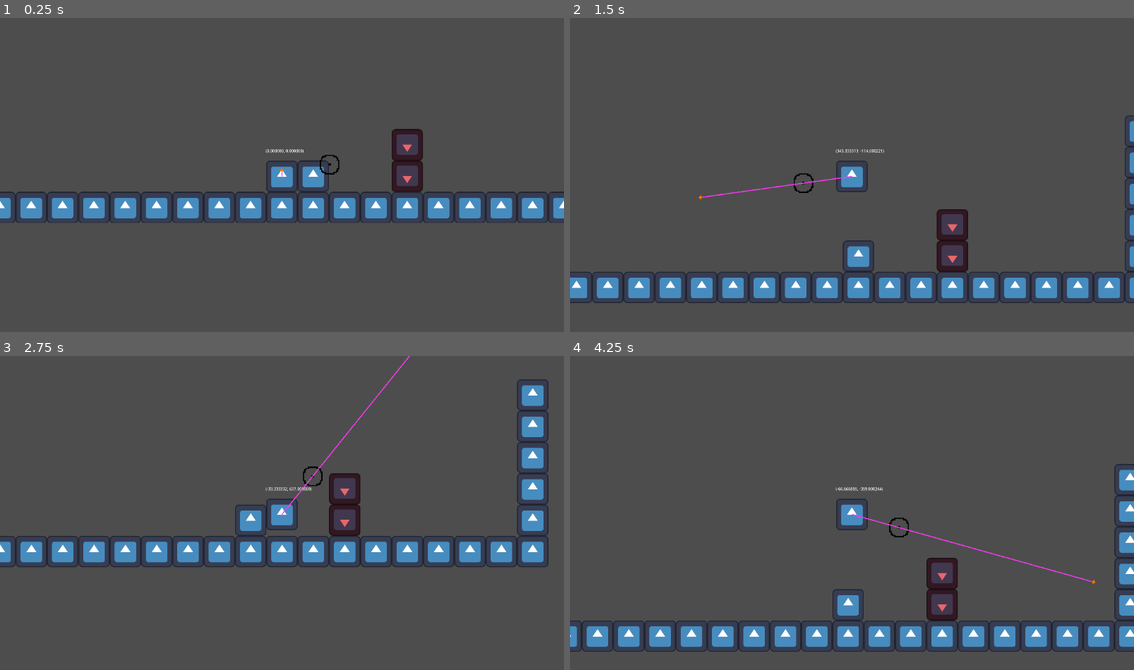
Above: before the commit, frames 1-4 (two rows, left to right).
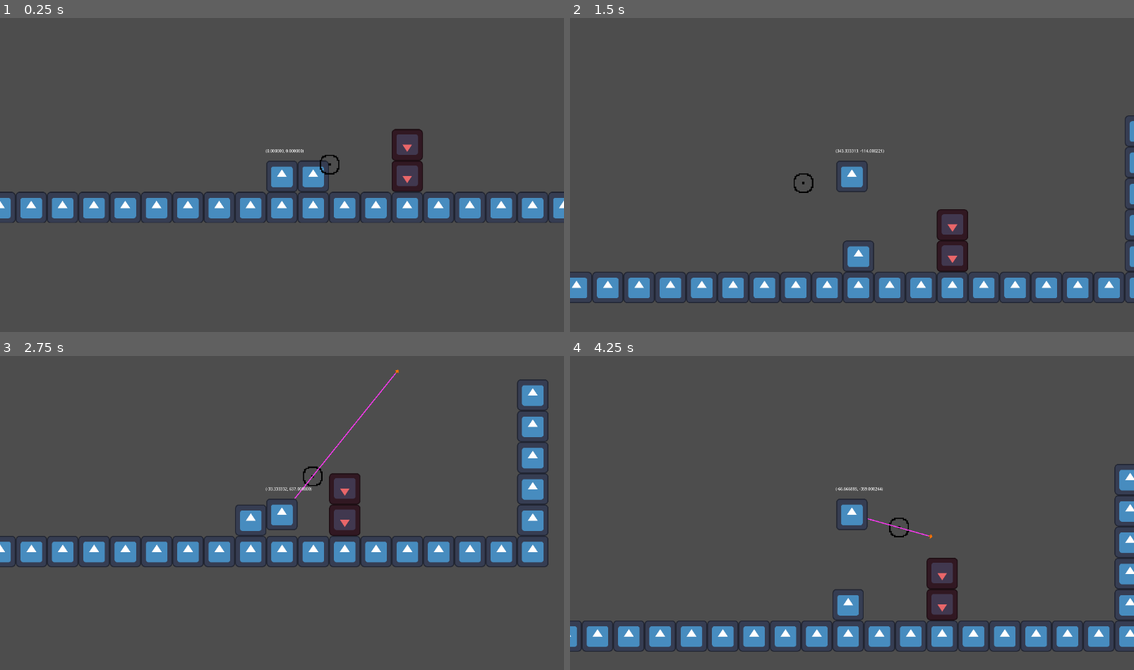
Above: after the commit, the same moments.

Repository: CWmain/ParryPlatformer
Game: Godot game, scene res://levels/test_level.tscn
The game is run twice, just before and just after one commit, with the same random seed, the same clock (stepped at 60 frames per second) and the same inputs. The engine's default icon, where the game draws it, is replaced by a stand-in: a white triangle on a blue panel in a dark square.
Inputs (mouse positions are in pixels of both pictures, inside the frame that each line leads up to):
- Up to frame 1 (0.25 s): no input
- Up to frame 2 (1.5 s): tap Enter at 0.5 s; move the mouse to (976, 159) at 0.52 s; hold Right mouse button (grapple) 0.53-1.28 s; hold Right (right) from 0.53 s (still down); tap W (jump) at 0.77 s; move the mouse to (739, 190) at 1.27 s; right-click (739, 190) at 1.35 s
- Up to frame 3 (2.75 s): tap W (jump) at 1.52 s; move the mouse to (338, 443) at 2.02 s; release Right (right) at 2.03 s; hold A (left) from 2.03 s (still down); hold Right mouse button (grapple) from 2.03 s (still down)
- Up to frame 4 (4.25 s): move the mouse to (823, 578) at 2.77 s; release A (left) at 2.78 s; release Right mouse button (grapple) at 2.78 s; hold Right (right) from 2.78 s (still down); right-click (823, 578) at 2.85 s; tap W (jump) at 3.02, 3.77 s; move the mouse to (1021, 563) at 3.52 s; hold Right mouse button (grapple) from 3.53 s (still down)

The runs differ from the first frame. In frame 1, less than 0.1% of the frame differs, in the area x 49-51%, y 47-51%; in frame 2, 0.1%; in frame 3, less than 0.1%; in frame 4, 0.2%, in the area x 49-94%, y 50-73%.

Commit message:
Issues with rope not updating when a physics body stops the grapple

Diff:
--- a/levels/test_level.tscn
+++ b/levels/test_level.tscn
@@ -24,7 +24,7 @@
 
 [sub_resource type="TileSet" id="TileSet_d31uy"]
 tile_size = Vector2i(128, 128)
-physics_layer_0/collision_layer = 1
+physics_layer_0/collision_layer = 5
 physics_layer_0/collision_mask = 0
 physics_layer_1/collision_layer = 3
 physics_layer_1/collision_mask = 0
--- a/objects/grapple_hook.tscn
+++ b/objects/grapple_hook.tscn
@@ -6,6 +6,7 @@
 [ext_resource type="Texture2D" uid="uid://d2s44qn8phn1q" path="res://sprites/grapple_tip.png" id="4_fqinw"]
 
 [sub_resource type="RectangleShape2D" id="RectangleShape2D_8vxl2"]
+size = Vector2(16, 16)
 
 [node name="GrappleHook" type="Node2D"]
 script = ExtResource("1_8ahqd")
@@ -17,19 +18,21 @@
 
 [node name="Rope" type="TextureRect" parent="."]
 offset_left = -8.0
-offset_top = -16.0
 offset_right = 8.0
-pivot_offset = Vector2(8, 16)
+offset_bottom = 16.0
+pivot_offset = Vector2(8, 0)
 texture = ExtResource("3_v8wnh")
 stretch_mode = 1
 
-[node name="Tip" type="Sprite2D" parent="Rope"]
-position = Vector2(0, -16)
+[node name="GrappleTip" type="CharacterBody2D" parent="."]
+collision_layer = 0
+collision_mask = 4
+motion_mode = 1
+
+[node name="CollisionShape2D" type="CollisionShape2D" parent="GrappleTip"]
+shape = SubResource("RectangleShape2D_8vxl2")
+
+[node name="Tip" type="Sprite2D" parent="GrappleTip"]
 texture = ExtResource("4_fqinw")
 centered = false
-
-[node name="Area2D" type="Area2D" parent="Rope/Tip"]
-
-[node name="CollisionShape2D" type="CollisionShape2D" parent="Rope/Tip/Area2D"]
-position = Vector2(8, 0)
-shape = SubResource("RectangleShape2D_8vxl2")
+offset = Vector2(-8, -8)
--- a/objects/player.tscn
+++ b/objects/player.tscn
@@ -12,6 +12,8 @@
 
 [node name="Player" type="CharacterBody2D"]
 script = ExtResource("1_uusmc")
+
+[node name="GrappleHook" parent="." instance=ExtResource("3_olwds")]
 
 [node name="Camera2D" type="Camera2D" parent="."]
 zoom = Vector2(0.5, 0.5)
@@ -50,8 +52,6 @@
 offset_bottom = -84.0
 text = "Speed"
 
-[node name="GrappleHook" parent="." instance=ExtResource("3_olwds")]
-
 [connection signal="body_entered" from="WallJumpDetection/WallJumpDetectorRight" to="." method="_on_wall_jump_detector_right_body_entered"]
 [connection signal="body_exited" from="WallJumpDetection/WallJumpDetectorRight" to="." method="_on_wall_jump_detector_right_body_exited"]
 [connection signal="body_entered" from="WallJumpDetection/WallJumpDetectorLeft" to="." method="_on_wall_jump_detector_left_body_entered"]
--- a/project.godot
+++ b/project.godot
@@ -53,6 +53,7 @@
 
 2d_physics/layer_1="Ground and Walls"
 2d_physics/layer_2="Wall Jump"
+2d_physics/layer_3="GrappleBlock"
 
 [rendering]
 
--- a/scripts/GrappleHook.gd
+++ b/scripts/GrappleHook.gd
@@ -2,28 +2,62 @@
 
 
 @export var _cross_hair_radius : float = 200
-@export var _grapple_length : float = 500
-@export var _grapple_rope_speed : float = 100
+@export var _grapple_length : float = 200
+@export var _grapple_rope_speed : float = 5000
 @onready var _cross_hair = $CrossHair
 
 @onready var _rope = $Rope
 
 var isGrappling: bool = false
+var grappleOut: bool = false
 var _mouse_pos_normal: Vector2 = Vector2(1,0)
+var _grapple_normal: Vector2 = Vector2(1,0)
+
+@onready var _grapple_tip = $GrappleTip
 
 func _process(_delta):
 	_mouse_pos_normal = get_local_mouse_position().normalized()
 	_cross_hair.position = _mouse_pos_normal * _cross_hair_radius
 
+	#print(_rope.position.distance_to(_grapple_tip.position))
+	#print("Rope Size: ", _rope.size.y)
+	var distance_to_tip = _rope.position.distance_to(_grapple_tip.position)
+	if _rope.size.y != distance_to_tip:
+		_rope.rotation = _grapple_tip.rotation + PI
+		_rope.size.y = distance_to_tip
+
 func _physics_process(_delta):
+
 	if isGrappling:
-		_rope.rotation = _cross_hair.position.angle() + PI/2
-		if _rope.size.y < _grapple_length:
-			_rope.size.y += _grapple_rope_speed
-			_rope.pivot_offset.y += _grapple_rope_speed
-			_rope.position.y -= _grapple_rope_speed
+		if _grapple_tip.position.distance_to(Vector2(0,0)) < _grapple_length:
+
+			grappleOut = true
+			_grapple_tip.velocity = _grapple_normal * _grapple_rope_speed
+			_grapple_tip.move_and_slide()
+
+		if _grapple_tip.is_on_floor():
+			isGrappling = false
+		# Reached max length
+		if _grapple_tip.position.distance_to(Vector2(0,0)) >= _grapple_length:
+			_grapple_tip.position = _grapple_normal*_grapple_length
+			isGrappling = false
+
 	else:
-		if _rope.size.y > 16:
-			_rope.size.y -= _grapple_rope_speed
-			_rope.pivot_offset.y -= _grapple_rope_speed
-			_rope.position.y += _grapple_rope_speed
+		if _grapple_tip.position.distance_to(Vector2(0,0)) > 50:
+			_grapple_tip.velocity = _grapple_normal * -_grapple_rope_speed
+			_grapple_tip.move_and_slide()
+		else:
+			_grapple_tip.position = Vector2(0,0)
+			grappleOut = false
+
+
+func shoot_grapple():
+	if !grappleOut:
+		_grapple_tip.rotation = _cross_hair.position.angle() + PI/2
+		#Update shoot direction
+		_grapple_normal = _mouse_pos_normal.normalized()
+		#Toggle is grappling
+		isGrappling = true
+
+func release_grapple():
+	isGrappling = false
--- a/scripts/player.gd
+++ b/scripts/player.gd
@@ -46,12 +46,11 @@
 	if Input.is_action_just_pressed("down") and !is_on_floor():
 		velocity.y = -JUMP_VELOCITY
 
-	if Input.is_action_just_pressed("grapple"):
-		print("here\n")
-		grapple_hook.isGrappling = true
+	if Input.is_action_pressed("grapple"):
+		grapple_hook.shoot_grapple()
 
 	if Input.is_action_just_released("grapple"):
-		grapple_hook.isGrappling = false
+		grapple_hook.release_grapple()
 
 	# Get the input direction and handle the movement/deceleration.
 	# As good practice, you should replace UI actions with custom gameplay actions.
